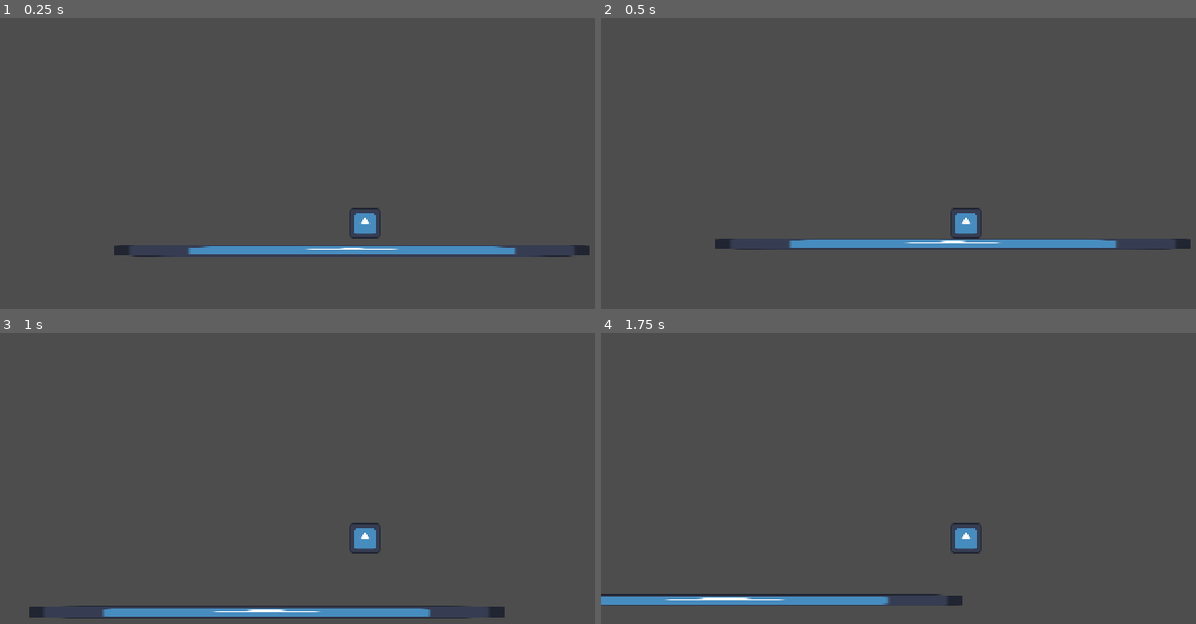
Above: before the commit, frames 1-4 (two rows, left to right).
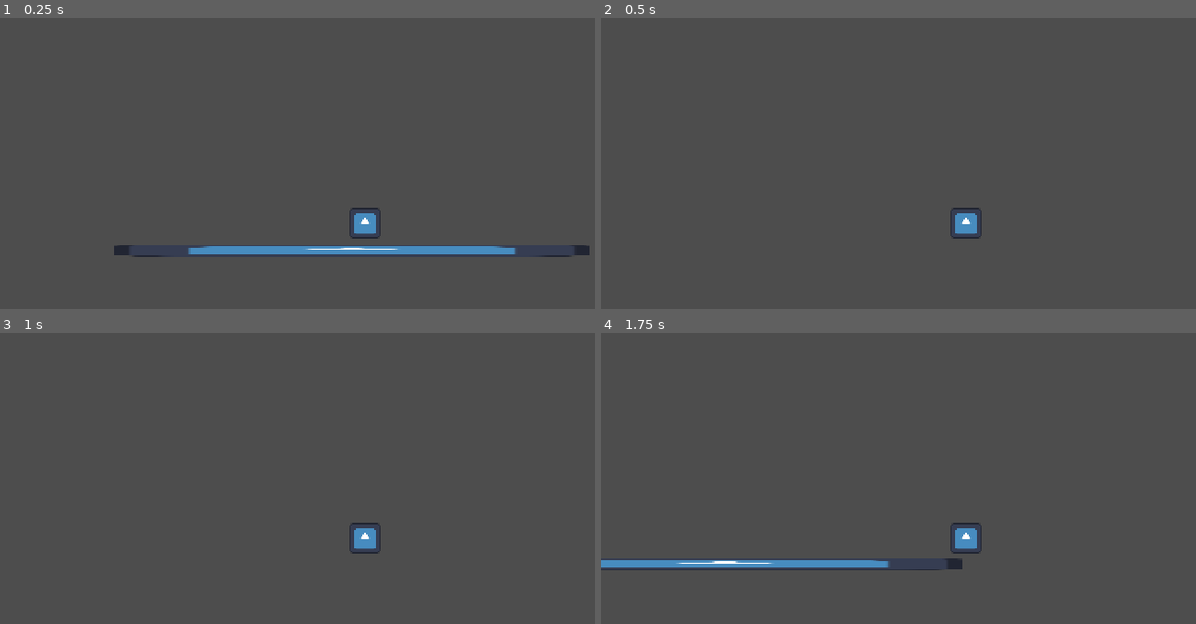
Above: after the commit, the same moments.

Repository: Abaan404/Sask-Game-Jam-Fall-2026
Game: Godot game, scene res://Scenes/Levels/test_scene.tscn
Same seed, same stepped clock (60 frames per second), same inputs: the game is played once before the commit and once after it. The engine's default icon, where the game draws it, is replaced by a stand-in: a white triangle on a blue panel in a dark square.
Inputs:
- Up to frame 1 (0.25 s): no input
- Up to frame 2 (0.5 s): no input
- Up to frame 3 (1 s): hold D (right) from 0.53 s (still down); tap W (up) at 0.6, 0.77 s
- Up to frame 4 (1.75 s): keep holding D (right); tap W (up) at 1.07, 1.35, 1.52 s

Frame 1 is identical in both runs. In frame 2, 2.0% of the frame differs, in the area x 19-100%, y 75-80%; in frame 3, 2.2%; in frame 4, 3.3%, in the area x 0-61%, y 77-94%.

Commit message:
impl: gliding ability

Diff:
--- /dev/null
+++ b/game-jam-fall-2026/Scenes/Abilities/GlidingLeaf.tscn
@@ -0,0 +1,13 @@
+[gd_scene format=3 uid="uid://cojq50ed4fihc"]
+
+[ext_resource type="Script" uid="uid://cys06o8fjtwrn" path="res://Scripts/GlidingLeaf.gd" id="1_ehqfi"]
+[ext_resource type="Texture2D" uid="uid://dyx0lyhhja2ga" path="res://Assets/icon.svg" id="2_2cdbr"]
+
+[node name="GlidingLeaf" type="Node2D" unique_id=2085603314]
+script = ExtResource("1_ehqfi")
+
+[node name="Sprite2D" type="Sprite2D" parent="." unique_id=559184645]
+visible = false
+position = Vector2(0, -17)
+scale = Vector2(0.3945309, 0.26171863)
+texture = ExtResource("2_2cdbr")
--- a/game-jam-fall-2026/Scenes/Entities/Player.tscn
+++ b/game-jam-fall-2026/Scenes/Entities/Player.tscn
@@ -8,6 +8,9 @@
 
 [node name="Player" type="CharacterBody2D" unique_id=1438121118]
 script = ExtResource("1_v402d")
+speed = null
+jump = null
+gliding = null
 
 [node name="CollisionShape2D" type="CollisionShape2D" parent="." unique_id=832242272]
 shape = SubResource("RectangleShape2D_v402d")
--- a/game-jam-fall-2026/Scenes/Levels/test_scene.tscn
+++ b/game-jam-fall-2026/Scenes/Levels/test_scene.tscn
@@ -2,14 +2,12 @@
 
 [ext_resource type="PackedScene" uid="uid://doop567ni7qgo" path="res://Scenes/Entities/Player.tscn" id="1_sgftv"]
 [ext_resource type="Texture2D" uid="uid://dyx0lyhhja2ga" path="res://Assets/icon.svg" id="2_2u58p"]
+[ext_resource type="PackedScene" uid="uid://cojq50ed4fihc" path="res://Scenes/Abilities/GlidingLeaf.tscn" id="2_dv2c3"]
 
 [sub_resource type="RectangleShape2D" id="RectangleShape2D_vnn0b"]
 size = Vector2(744, 20)
 
 [node name="TestScene" type="Node2D" unique_id=1565828327]
-
-[node name="Player" parent="." unique_id=1438121118 instance=ExtResource("1_sgftv")]
-position = Vector2(20, -73)
 
 [node name="StaticBody2D" type="StaticBody2D" parent="." unique_id=1178217182]
 
@@ -20,3 +18,13 @@
 position = Vector2(-0.50001144, -1.5)
 scale = Vector2(5.8515625, 0.1484375)
 texture = ExtResource("2_2u58p")
+
+[node name="Player" parent="." unique_id=1438121118 node_paths=PackedStringArray("abilities") instance=ExtResource("1_sgftv")]
+position = Vector2(20, -73)
+speed = 300.0
+jump = -400.0
+gliding = false
+abilities = [NodePath("GlidingLeaf")]
+
+[node name="GlidingLeaf" parent="Player" unique_id=2085603314 node_paths=PackedStringArray("sprite") instance=ExtResource("2_dv2c3")]
+sprite = NodePath("../../StaticBody2D/Sprite2D")
--- a/game-jam-fall-2026/Scripts/Ability.gd
+++ b/game-jam-fall-2026/Scripts/Ability.gd
@@ -2,9 +2,13 @@
 
 class_name Ability
 
+var player: Player
+var active: bool
+
+var cooldown: bool
+var cooldown_time_ms_counter: float
 @export var cooldown_time_ms: float
-@export var is_cooldown: bool
-var cooldown_time_ms_counter: float
+
 
 # Called when the node enters the scene tree for the first time.
 func _ready() -> void:
@@ -12,18 +16,27 @@
 
 # Called every frame. 'delta' is the elapsed time since the previous frame.
 func _process(delta: float) -> void:
-	is_cooldown = cooldown_time_ms_counter > 0
+	cooldown = cooldown_time_ms_counter > 0
 
-	if (is_cooldown):
+	if (cooldown):
 		cooldown_time_ms_counter -= delta
 
 func start() -> void:
-	pass
+	active = true
 
 func stop() -> void:
-	pass
+	active = false
 
 func trigger() -> void:
 	cooldown_time_ms_counter = cooldown_time_ms
+
 	start()
 	stop()
+
+func toggle() -> void:
+	cooldown_time_ms_counter = cooldown_time_ms
+
+	if (!active):
+		start()
+	else:
+		stop()
--- /dev/null
+++ b/game-jam-fall-2026/Scripts/GlidingLeaf.gd
@@ -0,0 +1,30 @@
+extends Ability
+
+class_name GlidingLeaf
+
+@export var sprite: Sprite2D
+
+func start() -> void:
+	super.start()
+
+	sprite.show()
+	player.start_gliding()
+
+func stop() -> void:
+	super.stop()
+
+	sprite.hide()
+	player.stop_gliding()
+
+
+# Called when the node enters the scene tree for the first time.
+func _ready() -> void:
+	pass # Replace with function body.
+
+# Called every frame. 'delta' is the elapsed time since the previous frame.
+func _physics_process(delta: float) -> void:
+	if Input.is_action_just_pressed("up") and not player.is_on_floor():
+		toggle()
+
+	elif player.is_on_floor():
+		stop()
--- a/game-jam-fall-2026/Scripts/player.gd
+++ b/game-jam-fall-2026/Scripts/player.gd
@@ -1,23 +1,28 @@
 extends CharacterBody2D
 
+class_name Player
 
 @export var speed: float = 300.0
 @export var jump: float = -400.0
 
+@export var gliding: bool = false
+@export var gliding_strength: float = 0.3
+
 var camera: Camera2D
 
-var ability1: Ability
-var ability2: Ability
-var ability3: Ability
-
+@export var abilities: Array[Ability]
 
 func _ready() -> void:
-	pass
+	for ability in abilities:
+		ability.player = self
 
 func _physics_process(delta: float) -> void:
 	# Add the gravity.
 	if not is_on_floor():
 		velocity += get_gravity() * delta
+		# only change the y component if gliding
+		if gliding:
+			velocity.y *= gliding_strength
 
 	# Handle jump.
 	if Input.is_action_just_pressed("up") and is_on_floor():
@@ -32,3 +37,9 @@
 		velocity.x = move_toward(velocity.x, 0, speed)
 
 	move_and_slide()
+
+func start_gliding():
+	gliding = true
+
+func stop_gliding():
+	gliding = false
Not shown, added: game-jam-fall-2026/Scripts/GlidingLeaf.gd.uid
